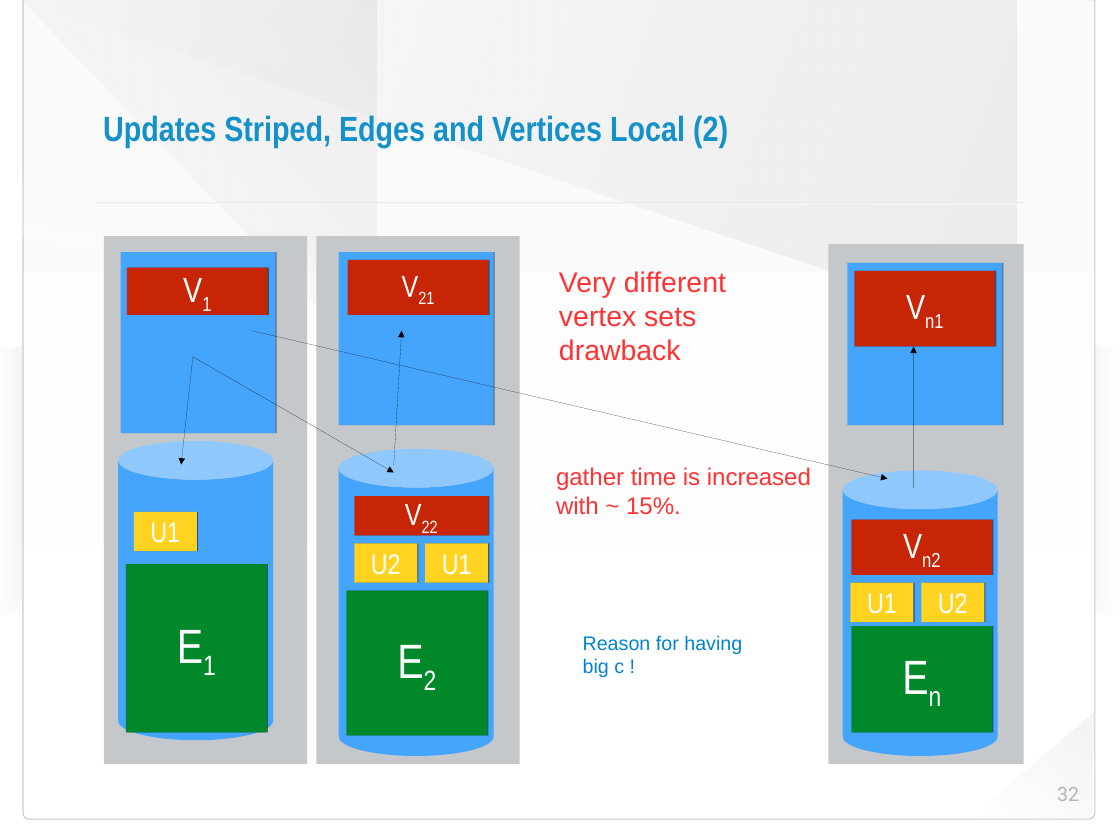
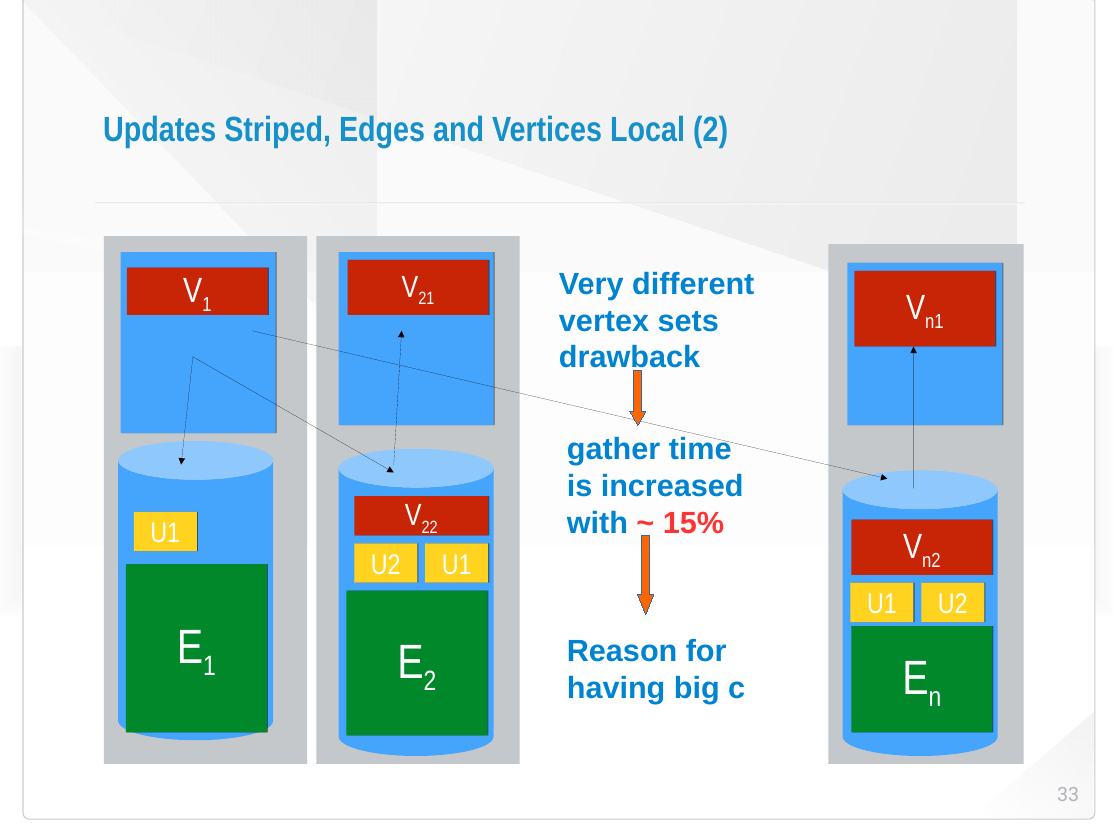
Before and after one commit to HaprianVlad/chaos, a slide deck: slide 33 of presentation.odp (slide 32 before the commit). Drawn at 1120x840 pixels with LibreOffice and Linux fonts; fonts in the diff are those of the drawing; background and template pictures are left out. Boxes give left, top, right and bottom in pixels: in the first picture for what was removed or moved away, otherwise in the second. Text is boxed around its words. In the diff, an @@ line names an element or a change of style, - is before the commit and + after.

```diff
--- a/presentation.odp
+++ b/presentation.odp
@@ text "Very different vertex sets drawback" at bbox=[559, 271, 754, 373]: size 26 to 28 pt, text colour #FF3333 to #0084D1, bold on @@
@@ down arrow added at bbox=[591, 284, 591, 291], fill #FF6600, outline #3465A4 0 pt @@
@@ down arrow added at bbox=[630, 370, 646, 425], fill #FF6600, outline #3465A4 0 pt @@
@@ text at bbox=[567, 435, 744, 534]: text changed; size 22 to 28 pt; text colour #FF3333 to #0084D1; bold on @@
-gather time is increased with ~ 15%.
+gather time is increased with ~ 15%
@@ down arrow added at bbox=[638, 536, 654, 614], fill #FF6600, outline #3465A4 0 pt @@
@@ text at bbox=[567, 638, 745, 703]: text changed; size 18 to 28 pt; bold on @@
-Reason for having big c !
+Reason for having big c
@@ page number at bbox=[1057, 787, 1079, 801]: text changed @@
-32
+33
```
Also in this commit, not shown: 31 other slides changed, 6 slides added, 1 slide removed, 4 other files.
